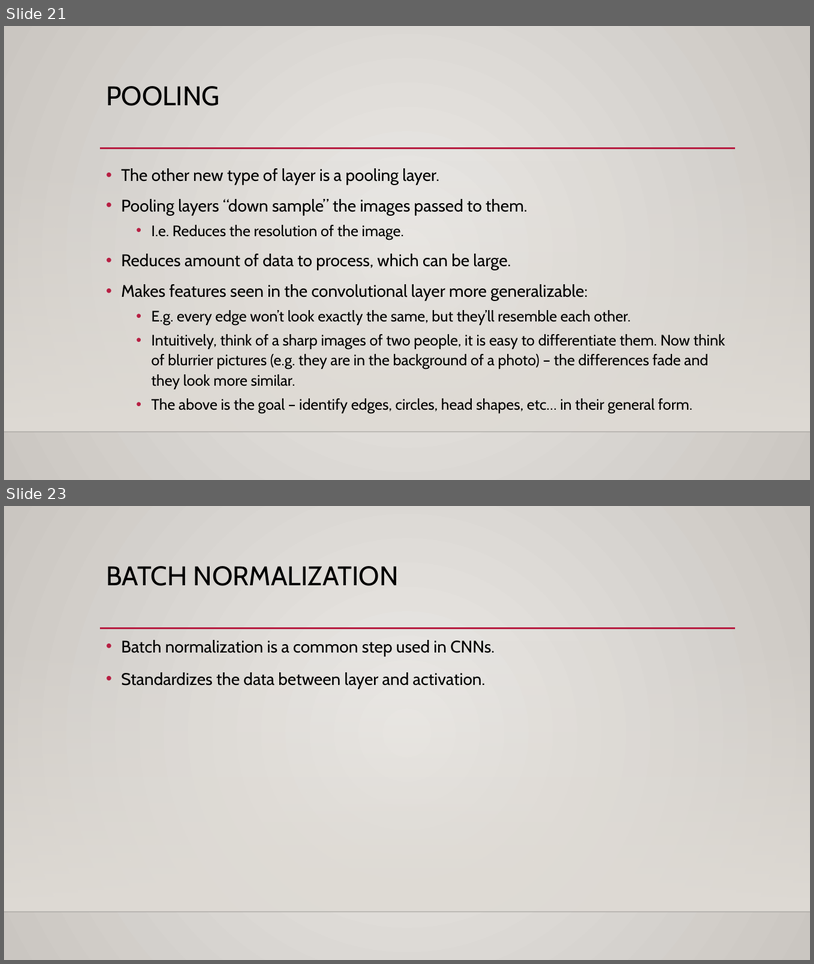
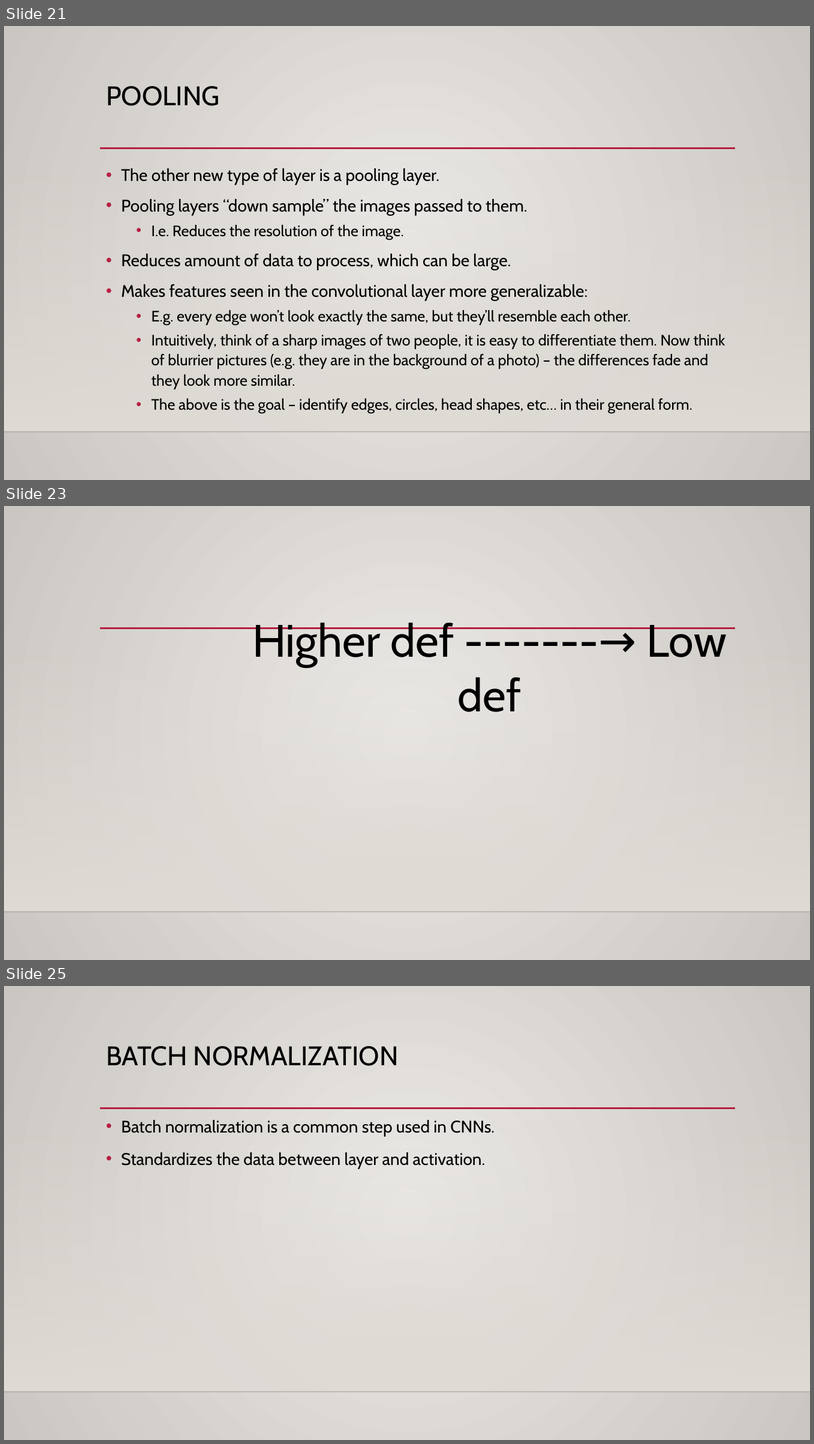
Before and after one commit to allyryry/3950_Workbooks, a slide deck: reference_content/Slides/images_cnn.pptx. Shown one above the other, each under a label of ours: slides 21 and 23 before the commit, slides 21, 23 and 25 after it; the slides between them are not shown. The pictures are 814x964 and 814x1444 pixels, drawn with LibreOffice and Linux fonts; fonts in the diff are those of the drawing; background and template pictures are left out. Boxes give left, top, right and bottom in pixels: in the first picture for what was removed or moved away, otherwise in the second. Text is boxed around its words. In the diff, an @@ line names an element or a change of style, - is before the commit and + after.

```diff
--- a/reference_content/Slides/images_cnn.pptx
+++ b/reference_content/Slides/images_cnn.pptx
@@ slide 23 added at box(4, 506, 810, 960), background picture (left out); not listed: 3 template elements that a slide beside it also shows @@
@@ text added at box(252, 622, 727, 712), 54 pt, text #000000 @@
+Higher def -------→ Low def
@@ what was slide 23 is now slide 25 @@
```
Also in this commit, not shown: 2 other slides added, 1 slide removed, 2 other files.
